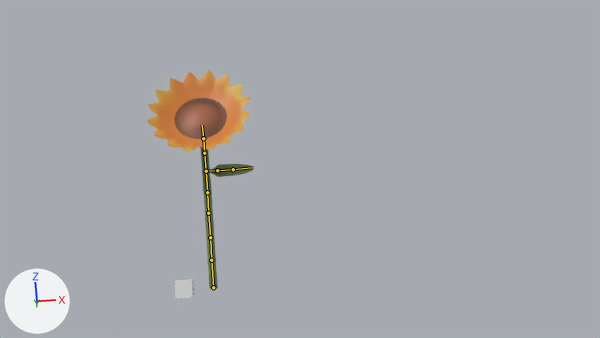
An edit to the Blender file FlourishProject/Assets/Models/SunFlower/Sunflower.blend, drawn before and after from the same camera.
Rendered twice from the file's camera 'Camera'. Lighting does not change. The marker at lower left points along +X, +Y and +Z. The bones that bend it are drawn over the model as lines.

Names of what the first picture shows: 'Flower'.
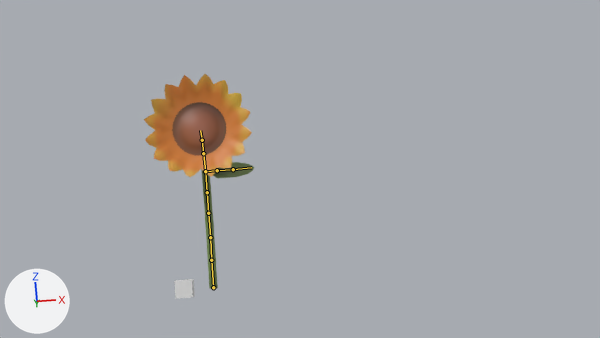
The newer file adds an action. The first version stands in its rest pose; the second is drawn at frame 150 of the action 'Wind'.

The edits, one by one:
Bone 'Bone.002' (bone_bone_002) turns from (0, 0, 0) to (4, 0, 0) degrees about its own x, y and z.
Bone 'Bone.003' (bone_bone_003) turns from (0, 0, 0) to (2, 0, 0) degrees about its own x, y and z.
Bone 'Bone.004' (bone_bone_004) turns from (0, 0, 0) to (2, 0, 0) degrees about its own x, y and z.
Bone 'Bone.008' (bone_bone_008) turns from (0, 0, 0) to (5, 0, 0) degrees about its own x, y and z.
Bone 'Bone.009' (bone_bone_009) turns from (0, 0, 0) to (3, 0, 0) degrees about its own x, y and z.
Bone 'Bone.010' (bone_bone_010) turns from (0, 0, 0) to (12, 0, 0) degrees about its own x, y and z.

Changed parts and their boxes (x1, y1, x2, y2) in the pictures (600 x 338 px):
'Flower', posed: before (147, 70, 254, 289); after (144, 74, 254, 289)
bone 'Bone.004', root to tip: before (207, 192) to (206, 171); after (207, 192) to (205, 171)
bone 'Bone.008', root to tip: before (206, 171) to (204, 153); after (205, 171) to (203, 153)
bone 'Bone.009', root to tip: before (204, 153) to (203, 138); after (203, 153) to (202, 140)
bone 'Bone.010', root to tip: before (203, 138) to (202, 125); after (202, 140) to (200, 130)
